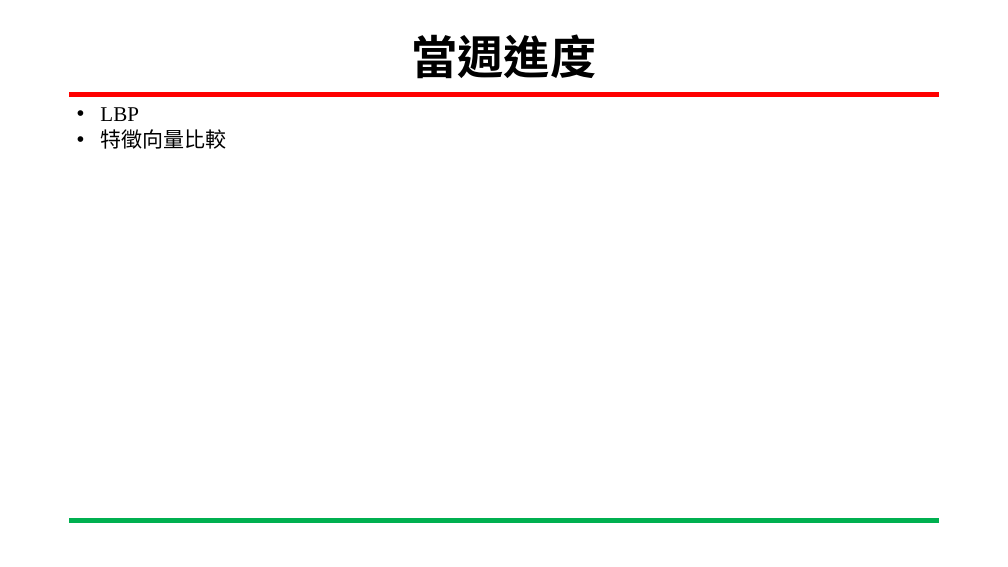
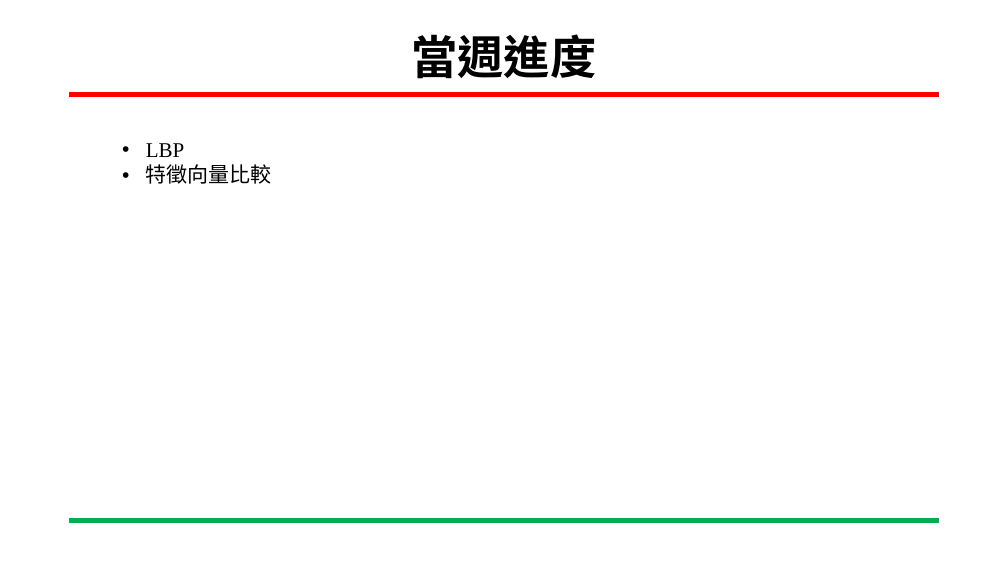
Before and after one commit to ing0331/111-2_Embedded-Image-Processing, a slide deck: slide 3 of HW2/LBP_HW2.pptx. Drawn at 1008x567 pixels with LibreOffice and Linux fonts; fonts in the diff are those of the drawing; background and template pictures are left out. Boxes give left, top, right and bottom in pixels: in the first picture for what was removed or moved away, otherwise in the second. Text is boxed around its words. In the diff, an @@ line names an element or a change of style, - is before the commit and + after.

```diff
--- a/HW2/LBP_HW2.pptx
+++ b/HW2/LBP_HW2.pptx
@@ text "LBP": place and size @@
-text "LBP" at box(100, 107, 226, 149)
+text "LBP" at box(146, 143, 272, 184)
```
Also in this commit, not shown: 3 other slides changed, 1 slide added.
